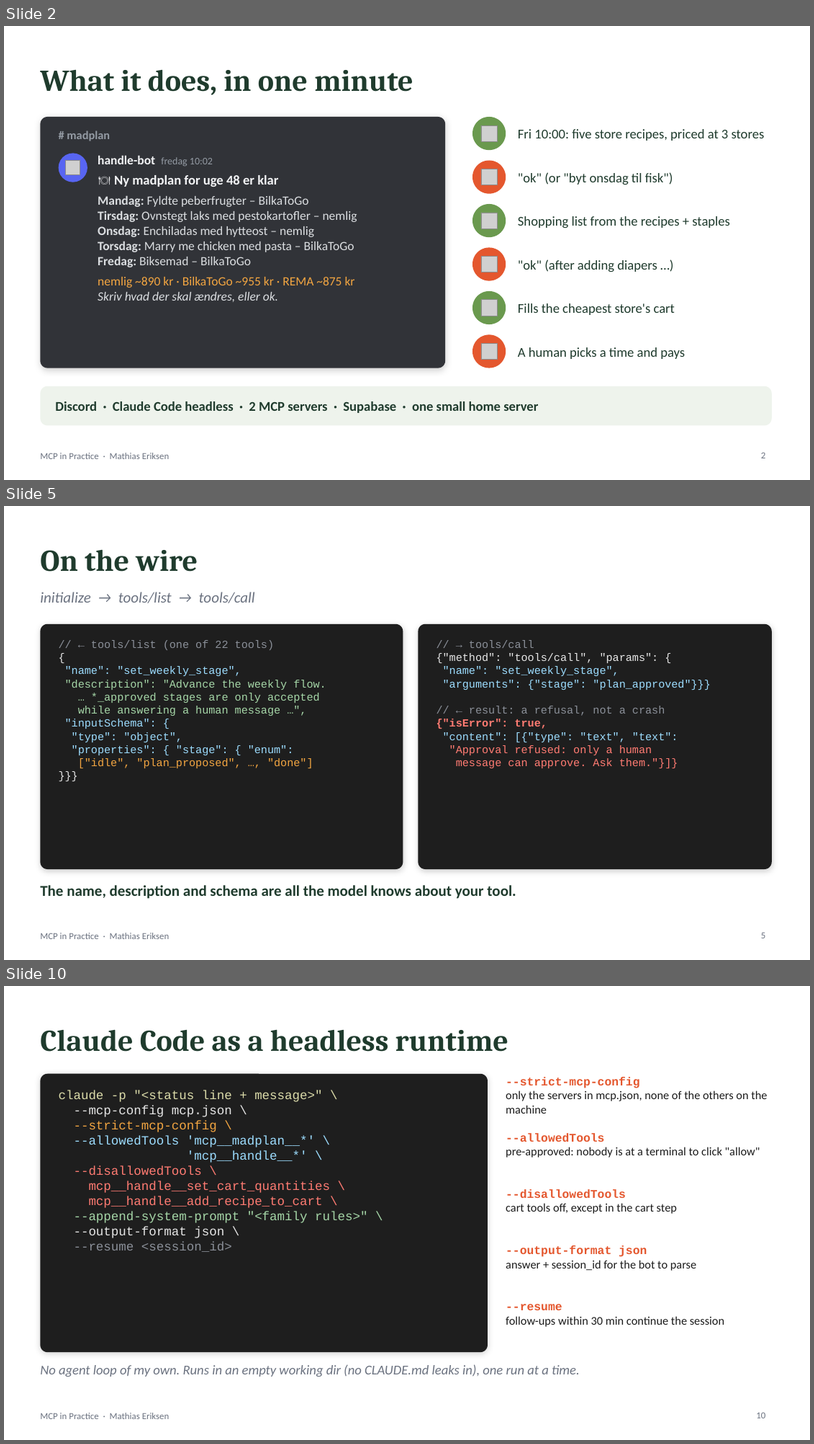
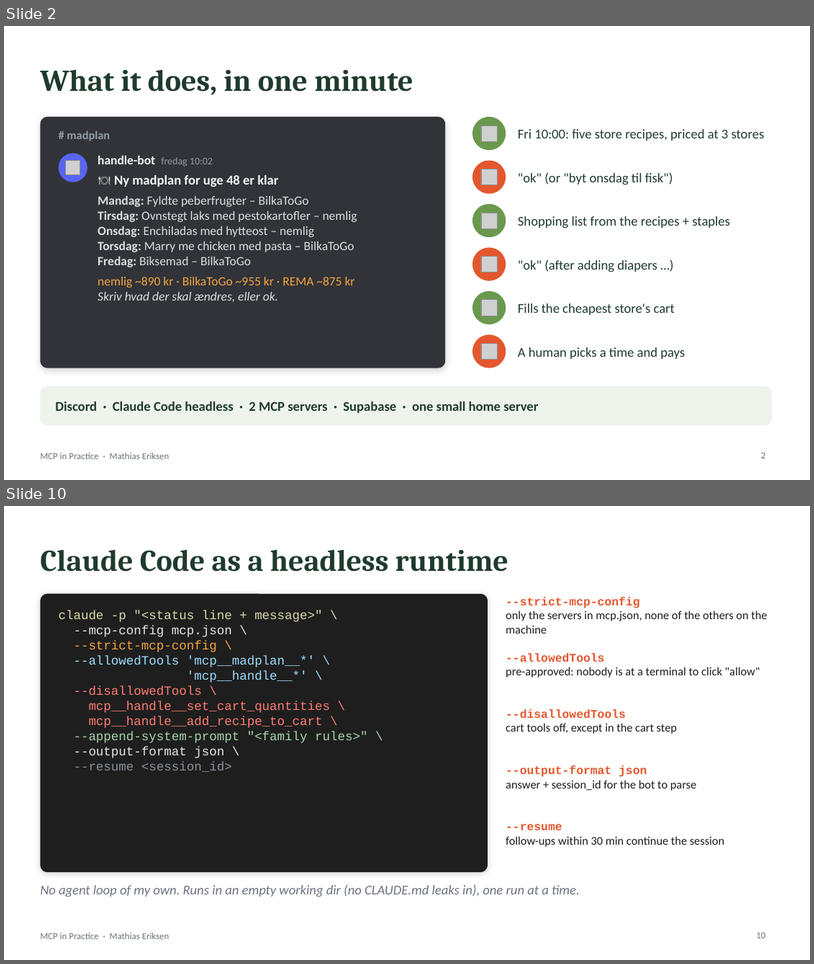
Before and after one commit to MSvante/public-speaking, a slide deck: madplan-agent/slides/mcp-in-practice.pptx. Shown one above the other, each under a label of ours: slides 2, 5 and 10 before the commit, slides 2 and 10 after it; the slides between them are not shown. The pictures are 814x1444 and 814x964 pixels, drawn with LibreOffice and Linux fonts; fonts in the diff are those of the drawing; grey boxes stand for pictures. Boxes give left, top, right and bottom in pixels: in the first picture for what was removed or moved away, otherwise in the second. Text is boxed around its words. In the diff, an @@ line names an element or a change of style, - is before the commit and + after.

```diff
--- a/madplan-agent/slides/mcp-in-practice.pptx
+++ b/madplan-agent/slides/mcp-in-practice.pptx
@@ slide 5 removed at <box>4,506,810,960</box>, background #FFFFFF; not listed: 1 template element that a slide beside it also shows @@
@@ title removed at <box>40,550,198,572</box> @@
-On the wire
@@ text removed at <box>40,592,255,603</box> @@
-initialize → tools/list → tools/call
@@ rounded rectangle removed at <box>40,624,404,869</box> @@
@@ rounded rectangle removed at <box>419,624,772,869</box> @@
@@ text removed at <box>65,640,326,768</box> @@
-// ← tools/list (one of 22 tools)
-{
-"name": "set_weekly_stage",
-"description": "Advance the weekly flow.
-… *_approved stages are only accepted
-while answering a human message …",
-"inputSchema": {
-"type": "object",
-"properties": { "stage": { "enum":
-["idle", "plan_proposed", …, "done"]
-}}}
@@ text removed at <box>437,640,710,768</box> @@
-// → tools/call
-{"method": "tools/call", "params": {
-"name": "set_weekly_stage",
-"arguments": {"stage": "plan_approved"}}}
-// ← result: a refusal, not a crash
-{"isError": true,
-"content": [{"type": "text", "text":
-"Approval refused: only a human
-message can approve. Ask them."}]}
@@ text removed at <box>40,885,516,898</box> @@
-The name, description and schema are all the model knows about your tool.
@@ page number removed at <box>761,932,766,938</box> @@
-5
```
Also in this commit, not shown: 3 slides changed, 4 slides added, 3 other slides removed, 2 other files.
